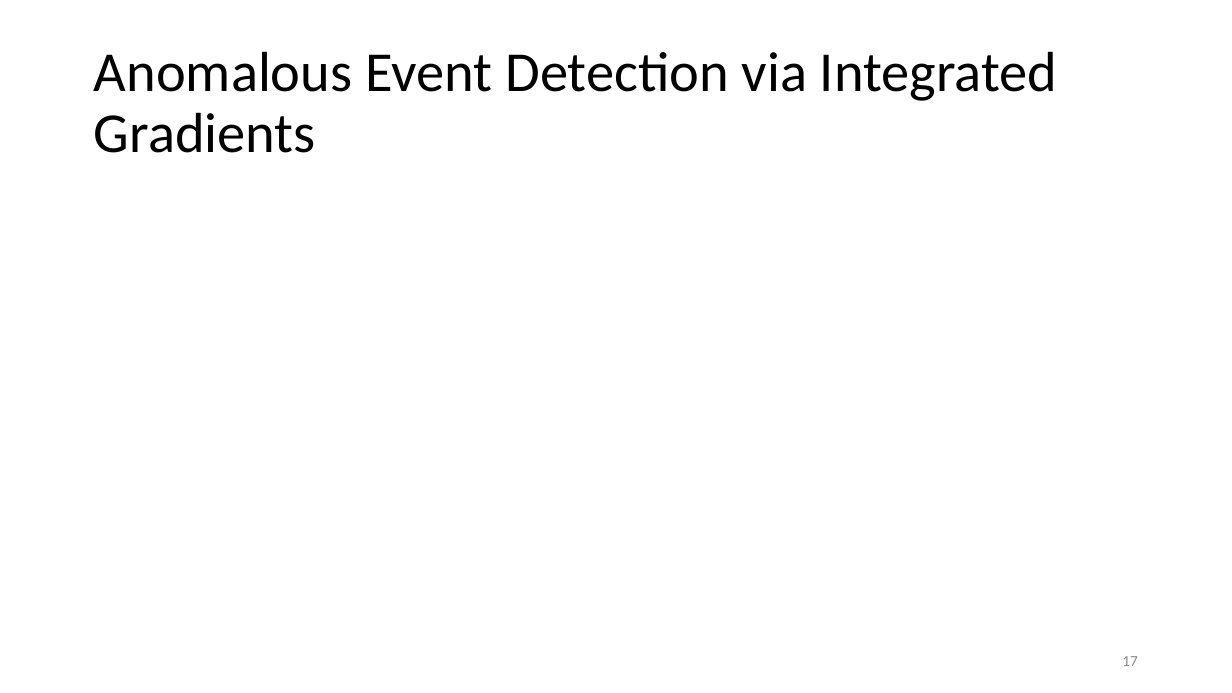
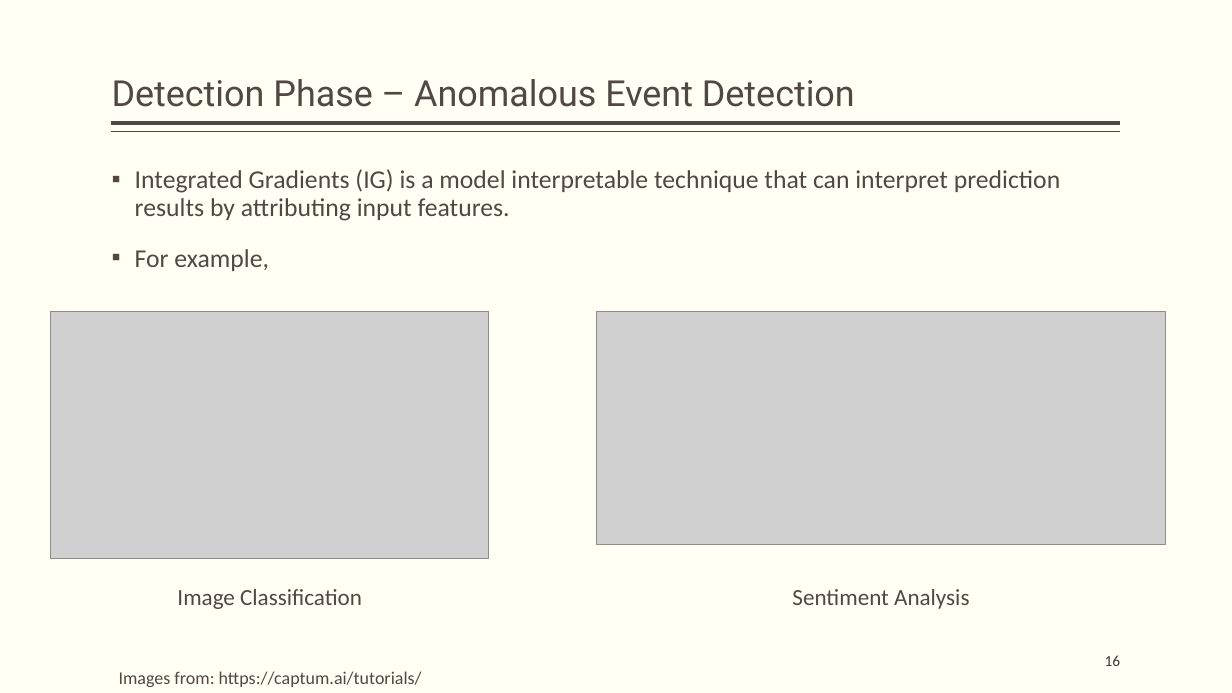
Before and after one commit to hanxiao0607/others, a slide deck: slide 16 of InterpretableSAD.pptx (slide 17 before the commit). Drawn at 1232x693 pixels with LibreOffice and Linux fonts; fonts in the diff are those of the drawing; grey boxes stand for pictures. Boxes give left, top, right and bottom in pixels: in the first picture for what was removed or moved away, otherwise in the second. Text is boxed around its words. In the diff, an @@ line names an element or a change of style, - is before the commit and + after.

```diff
--- a/InterpretableSAD.pptx
+++ b/InterpretableSAD.pptx
@@ background #FFFFFF to #FFFFF3 @@
@@ title "Detection Phase – Anomalous Event ..." at <box>112,79,855,107</box>: vertical alignment middle to bottom @@
@@ title at <box>112,79,855,107</box>: text changed; size 44 to 28 pt; font Calibri to Roboto; text colour #000000 to #514843 @@
-Anomalous Event Detection via Integrated Gradients
+Detection Phase – Anomalous Event Detection
@@ line added from (1121, 123) to (112, 123), #514843 3 pt @@
@@ line added from (1121, 132) to (112, 132), #514843 1 pt @@
@@ text added at <box>135,169,1061,271</box>, 20 pt, text #514843 @@
+▪ Integrated Gradients (IG) is a model interpretable technique that can interpret prediction results by attributing input features.
+▪ For example,
@@ picture added at <box>51,311,489,558</box> @@
@@ picture added at <box>597,311,1165,545</box> @@
@@ text added at <box>177,589,362,609</box>, 18 pt, text #514843 @@
+Image Classification
@@ text added at <box>792,589,969,609</box>, 18 pt, text #514843 @@
+Sentiment Analysis
@@ page number added at <box>1105,655,1121,666</box>, 12 pt, text #3D3632 @@
+16
@@ page number removed at <box>1122,656,1138,666</box> @@
-17
@@ text added at <box>119,671,422,687</box>, 14 pt, text #514843 @@
+Images from: https://captum.ai/tutorials/
```
Also in this commit, not shown: 25 other slides changed, 5 slides added, 5 slides removed, 1 other file.
